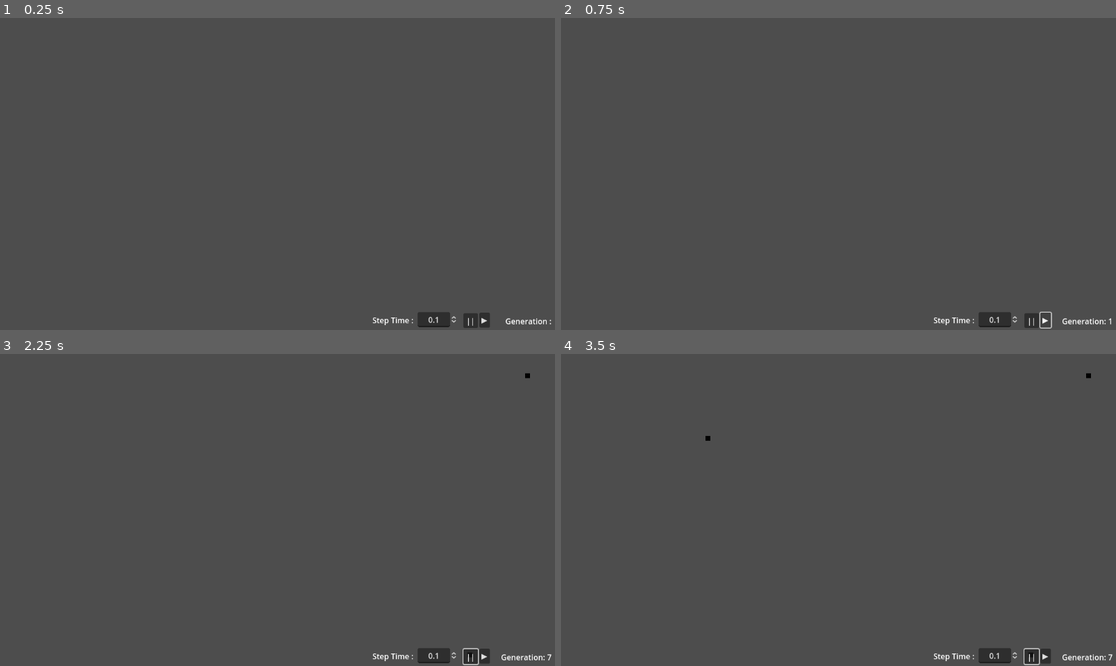
Above: before the commit, frames 1-4 (two rows, left to right).
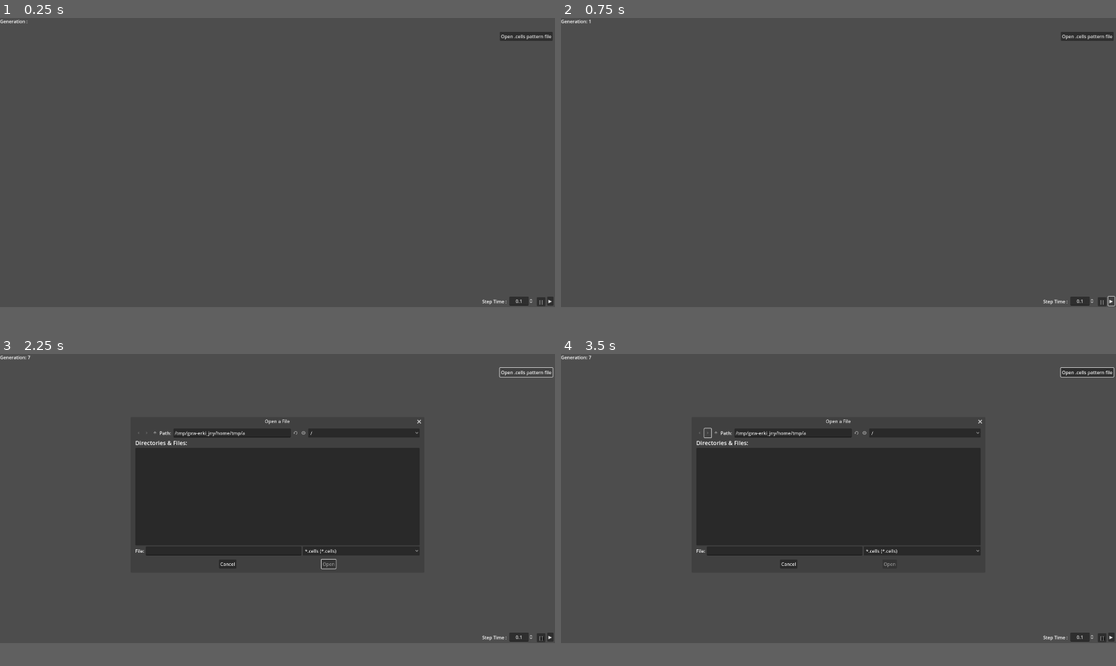
Above: after the commit, the same moments.

Repository: tosmatos/godot_game_of_life
Game: Godot game, scene res://game_of_life.tscn
Two runs of this game, one before a commit and one after it. Both use one fixed random seed, a clock stepped at 60 frames per second and the inputs below.
Inputs (mouse positions are in pixels of both pictures, inside the frame that each line leads up to):
- Up to frame 1 (0.25 s): no input
- Up to frame 2 (0.75 s): click "▶" at 0.5 s
- Up to frame 3 (2.25 s): click "||" at 1.25 s; click (527, 372) at 2 s, where only the run after the commit has a clickable "Open .cells pattern file"
- Up to frame 4 (3.5 s): click (705, 438) at 2.77 s
In our replay, the window is 799x449 before the commit and 799x416 after it. These sizes can differ from the game's own. Grey fills any space a smaller window leaves; there, only what the larger window draws over its background counts as a difference.

The runs differ from the first frame. In frame 1, 1.1% of the frame differs, in the area x 0-100%, y 0-100%; in frame 2, 1.1%; in frame 3, 20%; in frame 4, 20%.

Commit message:
Adds loading pattern from .cells file

Diff:
--- a/game_of_life.gd
+++ b/game_of_life.gd
@@ -8,6 +8,10 @@
 
 var GRID_WIDTH : int
 var GRID_HEIGHT : int
+
+var parser: PlaintextPatternParser = PlaintextPatternParser.new()
+
+var chosen_pattern
 
 func _ready():
 	# Calculate grid dimensions based on viewport size
@@ -20,24 +24,31 @@
 	print("Viewport Size: ", viewport_rect)
 	print("Grid Dimensions: ", GRID_WIDTH, " x ", GRID_HEIGHT)
 
-	# Initialize grid with calculated dimensions
 	setup_grid()
 
 	$TileMap.tile_set = preload("res://game_of_life_tileset.tres")
 
-	# Connect timer programmatically
 	$Timer.timeout.connect(_on_Timer_timeout)
-	$Timer.wait_time = 0.1  # Adjust speed as needed
+	$Timer.wait_time = 0.1
 
-	$Play.pressed.connect(play)
-	$Pause.pressed.connect(pause)
-	$TimeControl.value_changed.connect(time_value_change)
+	$Control/Play.pressed.connect(play)
+	$Control/Pause.pressed.connect(pause)
+	$Control/TimeControl.value_changed.connect(time_value_change)
+
+	$Control/FilePicker.pressed.connect(func(): $Control/FileDialog.visible = true)
+	$Control/FileDialog.file_selected.connect(func(path):
+		chosen_pattern = parser.parse(path)
+		print(chosen_pattern)
+		)
 
 func _input(event):
 	if event is InputEventMouseButton and event.button_index == MOUSE_BUTTON_LEFT:
 		# Start/stop drawing on mouse press/release
 		if event.button_index == MOUSE_BUTTON_LEFT:
 			drawing = event.pressed
+
+		if chosen_pattern != null:
+			place_pattern(chosen_pattern)
 
 		# Toggle cell on click
 		if event.button_index == MOUSE_BUTTON_LEFT and event.pressed:
@@ -67,6 +78,27 @@
 			$TileMap.clear_layer(0)  # Clear the entire layer, then redraw existing cells
 			redraw_grid()
 
+func place_pattern(pattern):
+	print("placing pattern")
+	var global_mouse_pos = get_global_mouse_position()
+
+	# Calculate grid coordinates, ensuring they're within bounds
+	var grid_x = clamp(floor(global_mouse_pos.x / CELL_SIZE), 0, GRID_WIDTH - 1)
+	var grid_y = clamp(floor(global_mouse_pos.y / CELL_SIZE), 0, GRID_HEIGHT - 1)
+
+	var row_num: int = 0
+	var cell_num: int = 0
+
+	for row in chosen_pattern:
+		for cell in row:
+			grid[grid_y + row_num][grid_x + cell_num] = chosen_pattern[row_num][cell_num]
+			cell_num += 1
+		row_num += 1
+		cell_num = 0
+
+	redraw_grid()
+	chosen_pattern = null
+
 func redraw_grid():
 	for y in range(GRID_HEIGHT):
 		for x in range(GRID_WIDTH):
@@ -78,20 +110,8 @@
 	for y in range(GRID_HEIGHT):
 		var row = []
 		for x in range(GRID_WIDTH):
-			row.append(0)  # Start with empty grid
+			row.append(0)
 		grid.append(row)
-
-func _on_Timer_timeout():
-	next_generation()
-
-func pause():
-	$Timer.stop()
-
-func play():
-	$Timer.start()
-
-func time_value_change(value: float):
-	$Timer.wait_time = value
 
 func next_generation():
 	var new_grid = []
@@ -110,7 +130,7 @@
 	grid = new_grid
 	update_tilemap()
 	generation += 1
-	$GenerationLabel.text = "Generation: %d" % generation
+	$Control/GenerationLabel.text = "Generation: %d" % generation
 
 func count_neighbors(x: int, y: int) -> int:
 	var neighbors = 0
@@ -133,7 +153,6 @@
 			if grid[y][x] == 1:
 				$TileMap.set_cell(0, Vector2i(x, y), 0, Vector2i(0, 0))
 
-# Optional: Handle window resizing
 func _on_resized():
 	# Recalculate grid if window is resized
 	var viewport_rect = get_viewport_rect().size
@@ -143,3 +162,15 @@
 
 	setup_grid()
 	update_tilemap()
+
+func _on_Timer_timeout():
+	next_generation()
+
+func pause():
+	$Timer.stop()
+
+func play():
+	$Timer.start()
+
+func time_value_change(value: float):
+	$Timer.wait_time = value
--- a/game_of_life.tscn
+++ b/game_of_life.tscn
@@ -14,61 +14,63 @@
 rendering_quadrant_size = 10
 format = 2
 
-[node name="GenerationLabel" type="Label" parent="."]
+[node name="Control" type="Control" parent="."]
+layout_mode = 3
+anchors_preset = 15
+anchor_right = 1.0
+anchor_bottom = 1.0
+grow_horizontal = 2
+grow_vertical = 2
+
+[node name="GenerationLabel" type="Label" parent="Control"]
+layout_mode = 1
+offset_right = 96.0
+offset_bottom = 23.0
+size_flags_horizontal = 8
+size_flags_vertical = 8
+text = "Generation :"
+
+[node name="Play" type="Button" parent="Control"]
+layout_mode = 1
 anchors_preset = 3
 anchor_left = 1.0
 anchor_top = 1.0
 anchor_right = 1.0
 anchor_bottom = 1.0
-offset_left = 1049.0
-offset_top = 618.0
-offset_right = 1145.0
-offset_bottom = 641.0
+offset_left = 1893.0
+offset_top = 964.0
+offset_right = 1915.0
+offset_bottom = 995.0
 grow_horizontal = 0
 grow_vertical = 0
-size_flags_horizontal = 8
-size_flags_vertical = 8
-text = "Generation :"
-metadata/_edit_use_anchors_ = true
+text = "▶"
 
-[node name="Play" type="Button" parent="."]
+[node name="Pause" type="Button" parent="Control"]
+layout_mode = 1
 anchors_preset = 3
 anchor_left = 1.0
 anchor_top = 1.0
 anchor_right = 1.0
 anchor_bottom = 1.0
-offset_left = 995.0
-offset_top = 612.0
-offset_right = 1017.0
-offset_bottom = 643.0
+offset_left = 1857.0
+offset_top = 966.0
+offset_right = 1887.0
+offset_bottom = 997.0
 grow_horizontal = 0
 grow_vertical = 0
-text = "▶"
+text = "||"
 
-[node name="Pause" type="Button" parent="."]
+[node name="TimeControlLabel" type="Label" parent="Control"]
+layout_mode = 1
 anchors_preset = 3
 anchor_left = 1.0
 anchor_top = 1.0
 anchor_right = 1.0
 anchor_bottom = 1.0
-offset_left = 962.0
-offset_top = 613.0
-offset_right = 992.0
-offset_bottom = 644.0
-grow_horizontal = 0
-grow_vertical = 0
-text = "||"
-
-[node name="TimeControlLabel" type="Label" parent="."]
-anchors_preset = 3
-anchor_left = 1.0
-anchor_top = 1.0
-anchor_right = 1.0
-anchor_bottom = 1.0
-offset_left = 773.0
-offset_top = 616.0
-offset_right = 869.0
-offset_bottom = 639.0
+offset_left = 1668.0
+offset_top = 969.0
+offset_right = 1764.0
+offset_bottom = 992.0
 grow_horizontal = 0
 grow_vertical = 0
 size_flags_horizontal = 8
@@ -76,16 +78,17 @@
 text = "Step Time : "
 metadata/_edit_use_anchors_ = true
 
-[node name="TimeControl" type="SpinBox" parent="."]
+[node name="TimeControl" type="SpinBox" parent="Control"]
+layout_mode = 1
 anchors_preset = 3
 anchor_left = 1.0
 anchor_top = 1.0
 anchor_right = 1.0
 anchor_bottom = 1.0
-offset_left = 867.0
-offset_top = 611.0
-offset_right = 950.063
-offset_bottom = 642.0
+offset_left = 1762.0
+offset_top = 964.0
+offset_right = 1845.06
+offset_bottom = 995.0
 grow_horizontal = 0
 grow_vertical = 0
 min_value = 0.1
@@ -94,3 +97,20 @@
 value = 0.1
 allow_greater = true
 alignment = 1
+
+[node name="FilePicker" type="Button" parent="Control"]
+layout_mode = 0
+offset_left = 1729.0
+offset_top = 48.0
+offset_right = 1894.0
+offset_bottom = 79.0
+text = "Open .cells pattern file"
+
+[node name="FileDialog" type="FileDialog" parent="Control"]
+title = "Open a File"
+initial_position = 2
+size = Vector2i(1000, 500)
+ok_button_text = "Open"
+file_mode = 0
+access = 2
+filters = PackedStringArray("*.cells")
--- /dev/null
+++ b/patterns.gd
@@ -0,0 +1,43 @@
+extends Node
+class_name Patterns
+
+var glider = [
+	[0, 1, 0],
+	[0, 0, 1],
+	[1, 1, 1]
+]
+
+var rats = [
+	[0, 0, 0, 0, 0, 1, 1, 0, 0, 0, 0, 0],
+	[0, 0, 0, 0, 0, 0, 1, 0, 0, 0, 0, 0],
+	[0, 0, 0, 0, 1, 0, 0, 0, 0, 0, 0, 0],
+	[1, 1, 0, 1, 0, 1, 1, 1, 1, 0, 0, 0],
+	[1, 1, 0, 1, 0, 0, 0, 0, 0, 1, 0, 1],
+	[0, 0, 0, 1, 0, 0, 1, 1, 1, 0, 1, 1],
+	[0, 0, 0, 1, 0, 0, 0, 0, 1, 0, 0, 0],
+	[0, 0, 0, 0, 1, 1, 1, 0, 1, 0, 0, 0],
+	[0, 0, 0, 0, 0, 0, 0, 1, 0, 0, 0, 0],
+	[0, 0, 0, 0, 0, 0, 1, 0, 0, 0, 0, 0],
+	[0, 0, 0, 0, 0, 0, 1, 1, 0, 0, 0, 0]
+]
+
+var gosper_glider_gun = [
+	[0, 0, 0, 0, 0, 0, 0, 0, 0, 0, 0, 0, 0, 0, 0, 0, 0, 0, 0, 0, 0, 0, 0, 0, 1, 0, 0, 0, 0, 0, 0, 0, 0, 0, 0, 0],
+	[0, 0, 0, 0, 0, 0, 0, 0, 0, 0, 0, 0, 0, 0, 0, 0, 0, 0, 0, 0, 0, 0, 1, 0, 1, 0, 0, 0, 0, 0, 0, 0, 0, 0, 0, 0],
+	[0, 0, 0, 0, 0, 0, 0, 0, 0, 0, 0, 0, 1, 1, 0, 0, 0, 0, 0, 0, 1, 1, 0, 0, 0, 0, 0, 0, 0, 0, 0, 0, 0, 0, 1, 1],
+	[0, 0, 0, 0, 0, 0, 0, 0, 0, 0, 0, 1, 0, 0, 0, 1, 0, 0, 0, 0, 1, 1, 0, 0, 0, 0, 0, 0, 0, 0, 0, 0, 0, 0, 1, 1],
+	[1, 1, 0, 0, 0, 0, 0, 0, 0, 0, 1, 0, 0, 0, 0, 0, 1, 0, 0, 0, 1, 1, 0, 0, 0, 0, 0, 0, 0, 0, 0, 0, 0, 0, 0, 0],
+	[1, 1, 0, 0, 0, 0, 0, 0, 0, 0, 1, 0, 0, 0, 1, 0, 1, 1, 0, 0, 0, 0, 1, 0, 1, 0, 0, 0, 0, 0, 0, 0, 0, 0, 0, 0],
+	[0, 0, 0, 0, 0, 0, 0, 0, 0, 0, 1, 0, 0, 0, 0, 0, 1, 0, 0, 0, 0, 0, 0, 0, 1, 0, 0, 0, 0, 0, 0, 0, 0, 0, 0, 0],
+	[0, 0, 0, 0, 0, 0, 0, 0, 0, 0, 0, 1, 0, 0, 0, 1, 0, 0, 0, 0, 0, 0, 0, 0, 0, 0, 0, 0, 0, 0, 0, 0, 0, 0, 0, 0],
+	[0, 0, 0, 0, 0, 0, 0, 0, 0, 0, 0, 0, 1, 1, 0, 0, 0, 0, 0, 0, 0, 0, 0, 0, 0, 0, 0, 0, 0, 0, 0, 0, 0, 0, 0, 0]
+]
+
+var engine = [
+	[0, 0, 0, 0, 0, 0, 1, 0],
+	[0, 0, 0, 0, 1, 0, 1, 1],
+	[0, 0, 0, 0, 1, 0, 1, 0],
+	[0, 0, 0, 0, 1, 0, 0, 0],
+	[0, 0, 1, 0, 0, 0, 0, 0],
+	[1, 0, 1, 0, 0, 0, 0, 0]
+]
--- /dev/null
+++ b/plaintext_pattern_parser.gd
@@ -0,0 +1,57 @@
+extends Node
+class_name PlaintextPatternParser
+
+
+# Called when the node enters the scene tree for the first time.
+func _ready() -> void:
+	pass # Replace with function body.
+
+
+# Called every frame. 'delta' is the elapsed time since the previous frame.
+func _process(delta: float) -> void:
+	pass
+
+func read_file(file_path: String) -> String:
+	# Check if file exists
+	if not FileAccess.file_exists(file_path):
+		print("File not found")
+		return ""
+
+	# Open the file
+	var file = FileAccess.open(file_path, FileAccess.READ)
+	if file == null:
+		print("Error opening file")
+		return ""
+
+	# Read entire file as a string
+	var text = file.get_as_text()
+
+	# Close the file
+	file.close()
+
+	return text
+
+
+func parse(file_path: String):
+	var text = read_file(file_path)
+
+	if text == "":
+		print("Couldn't read file.")
+		return
+
+	var pattern = []
+
+	for line in text.split("\n"):
+		if line.begins_with("!"): # ! are comments in plaintext gol files
+			continue
+
+		var pattern_line = []
+		for char in line:
+			if char == ".":
+				pattern_line.append(0)
+			elif char == "o" or char == "O":
+				pattern_line.append(1)
+
+		pattern.append(pattern_line)
+
+	return pattern
--- a/project.godot
+++ b/project.godot
@@ -14,3 +14,9 @@
 run/main_scene="res://game_of_life.tscn"
 config/features=PackedStringArray("4.3", "Forward Plus")
 config/icon="res://icon.svg"
+
+[display]
+
+window/size/viewport_width=1920
+window/size/viewport_height=1000
+window/size/mode=2
